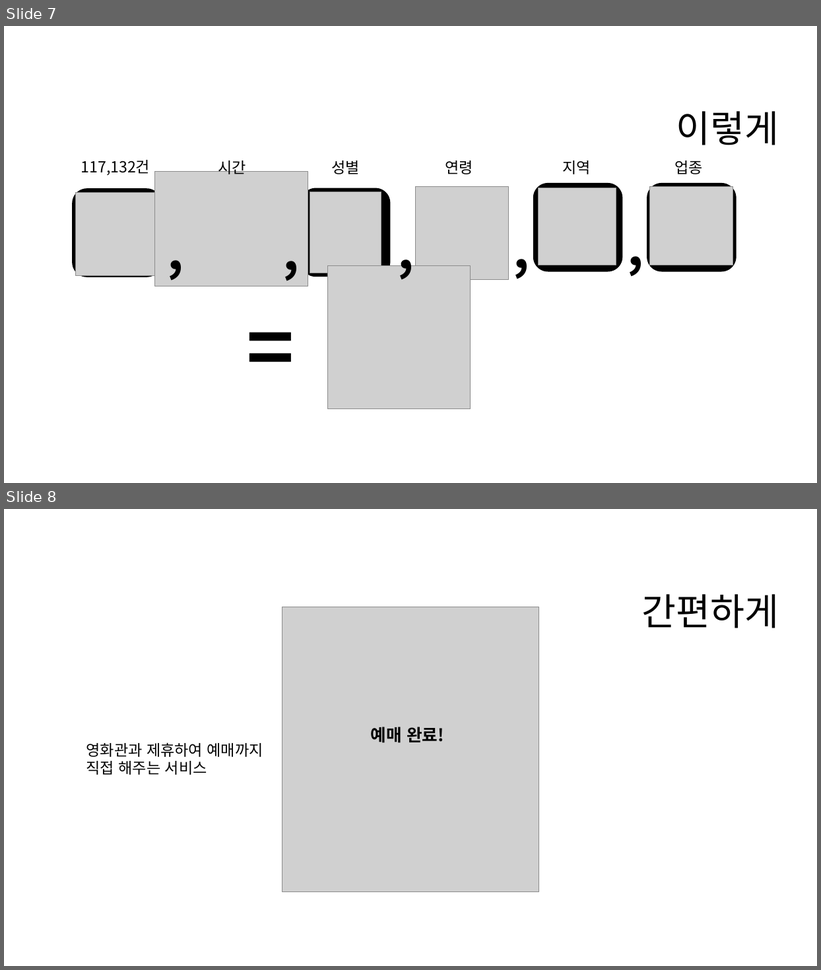
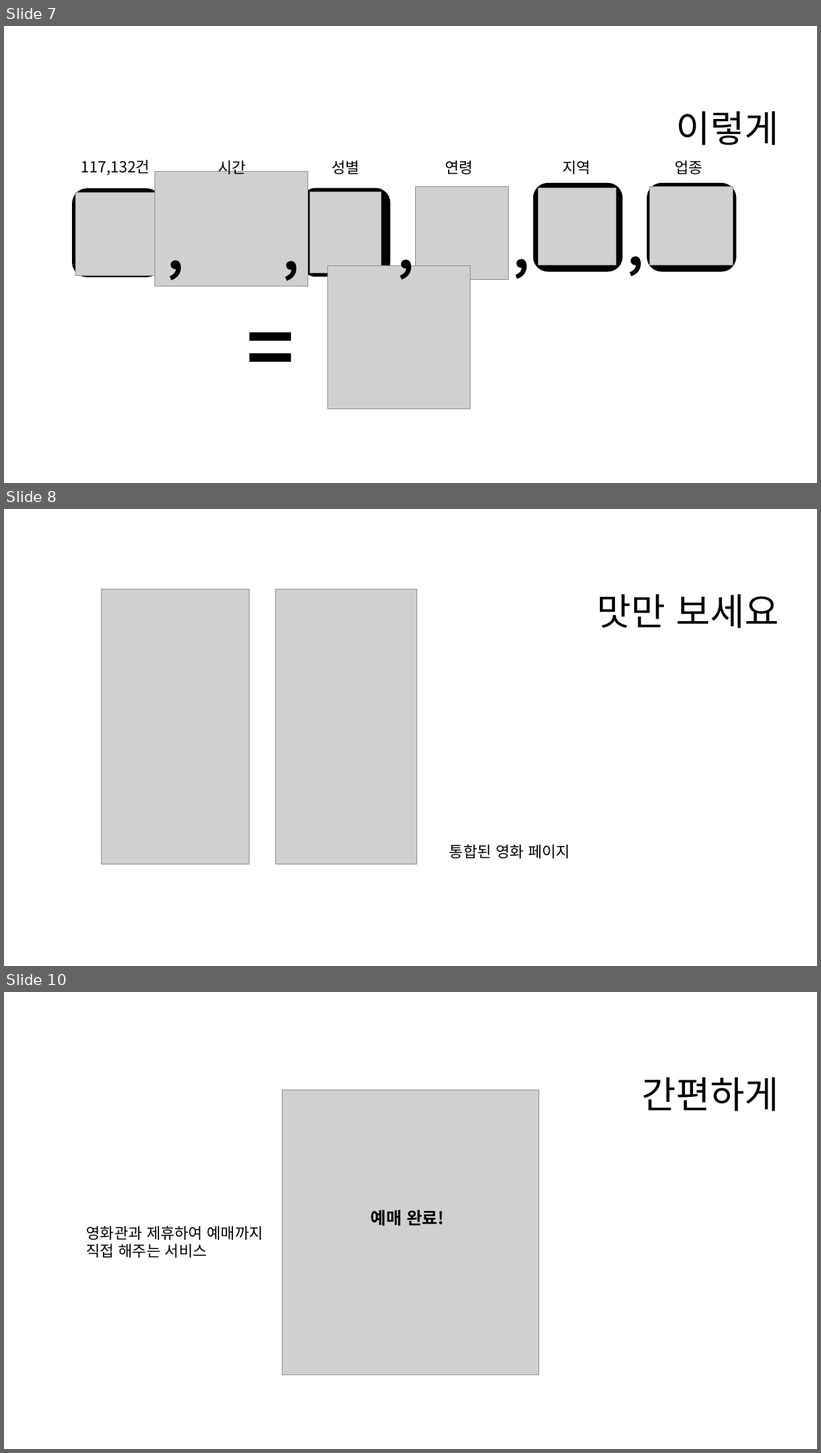
Before and after one commit to imdaeyong/HowDoMoDo, a slide deck: doc/발표자료/20200908_1차_팀플레이어_발표자료.pptx. Shown one above the other, each under a label of ours: slides 7 and 8 before the commit, slides 7, 8 and 10 after it; the slides between them are not shown. The pictures are 821x970 and 821x1453 pixels, drawn with LibreOffice and Linux fonts; fonts in the diff are those of the drawing; grey boxes stand for pictures; background and template pictures are left out. Boxes give left, top, right and bottom in pixels: in the first picture for what was removed or moved away, otherwise in the second. Text is boxed around its words. In the diff, an @@ line names an element or a change of style, - is before the commit and + after.

```diff
--- a/doc/발표자료/20200908_1차_팀플레이어_발표자료.pptx
+++ b/doc/발표자료/20200908_1차_팀플레이어_발표자료.pptx
@@ slide 8 added at (4,509,817,966), background picture (left out) @@
@@ picture added at (101,589,249,864) @@
@@ picture added at (275,589,417,864) @@
@@ text added at (597,594,779,628), 44 pt, text #000000 @@
+맛만 보세요
@@ text added at (450,844,570,859), 18 pt, text #000000 @@
+통합된 영화 페이지
@@ what was slide 8 is now slide 10 @@
```
Also in this commit, not shown: 2 other slides added, 1 other file.
